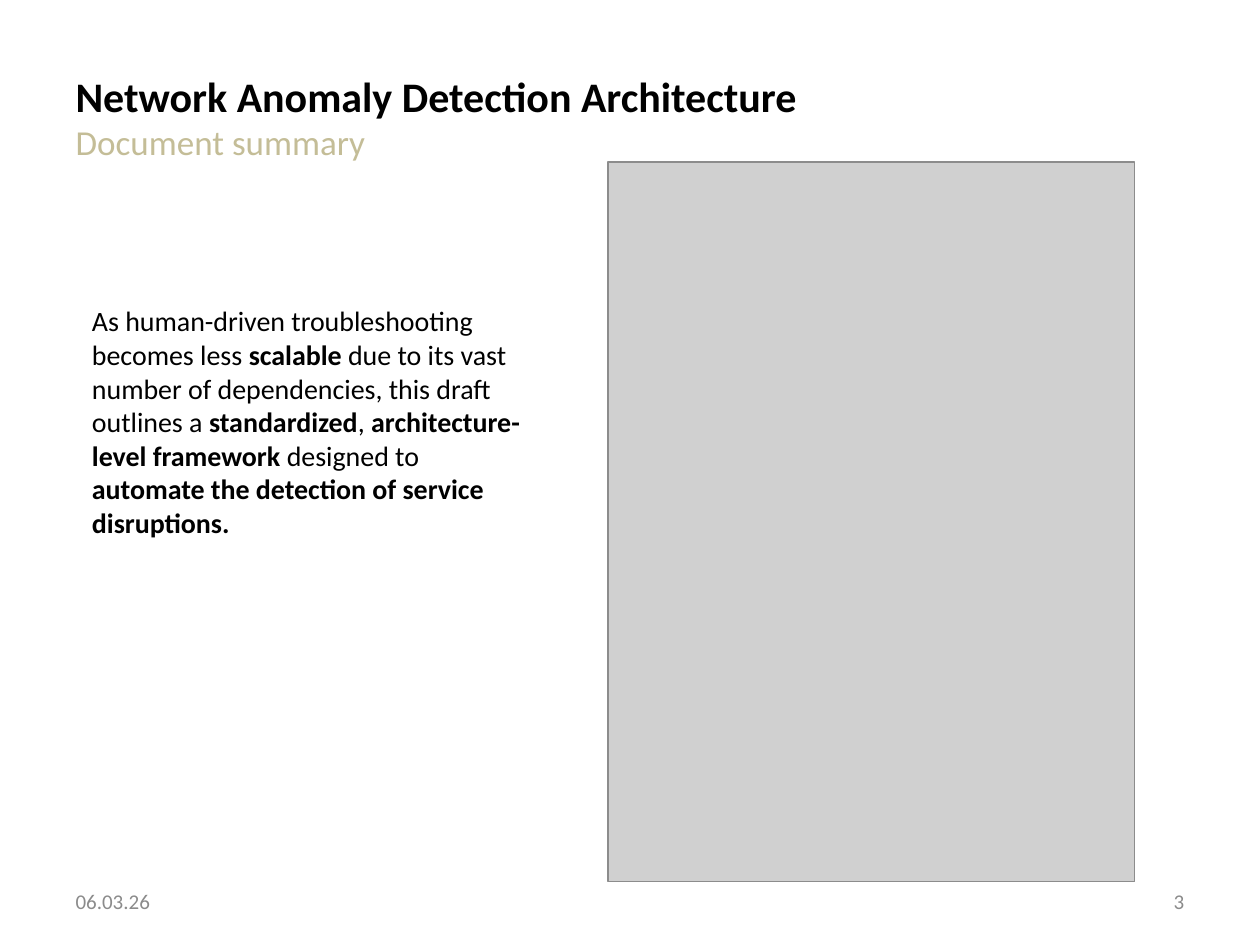
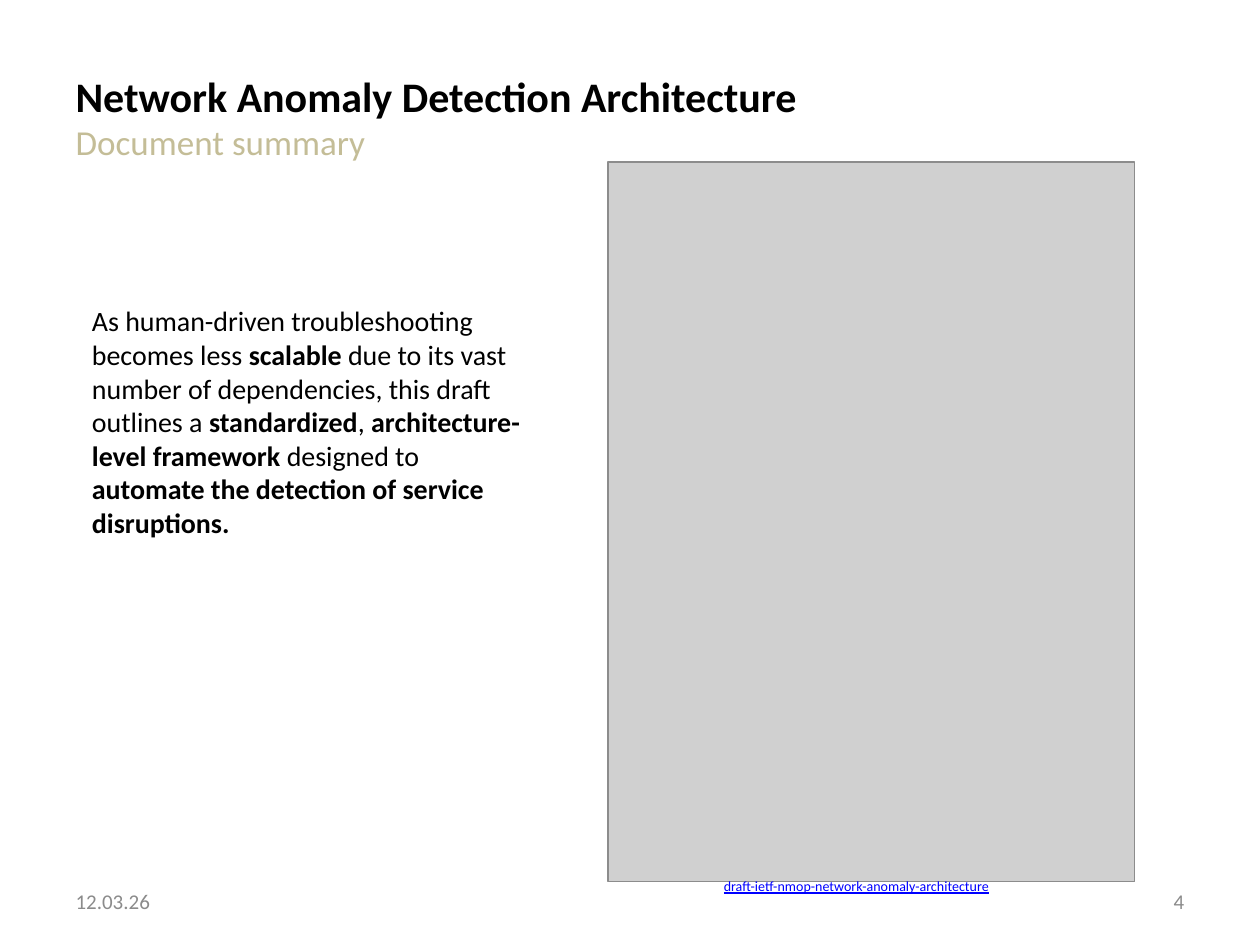
Before and after one commit to network-analytics/ietf-network-analytics-document-status, a slide deck: slide 4 of 125/NMOP/draft-ietf-nmop-network-anomaly-architecture-semantics-lifecycle.pptx (slide 3 before the commit). Drawn at 1260x945 pixels with LibreOffice and Linux fonts; fonts in the diff are those of the drawing; grey boxes stand for pictures. Boxes give left, top, right and bottom in pixels: in the first picture for what was removed or moved away, otherwise in the second. Text is boxed around its words. In the diff, an @@ line names an element or a change of style, - is before the commit and + after.

Commit message:
update NMOP anomaly detection slide decks

```diff
--- a/125/NMOP/draft-ietf-nmop-network-anomaly-architecture-semantics-lifecycle.pptx
+++ b/125/NMOP/draft-ietf-nmop-network-anomaly-architecture-semantics-lifecycle.pptx
@@ text at (76, 895, 150, 909): text changed @@
-06.03.26
+12.03.26
@@ text added at (724, 879, 989, 895), 8 pt, text #0000FF, underline @@
+draft-ietf-nmop-network-anomaly-architecture
@@ page number at (1174, 895, 1185, 909): text changed @@
-3
+4
```
Also in this commit, not shown: 10 other slides changed, 3 slides added, 2 other files.
